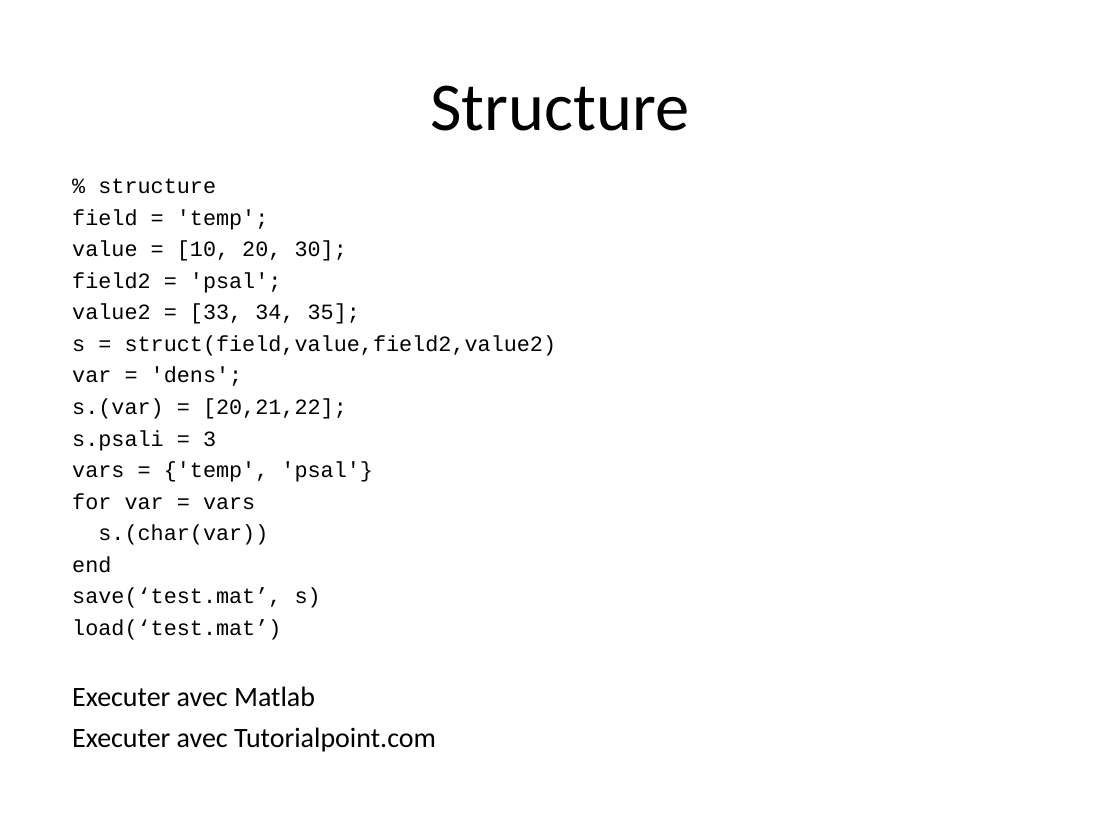
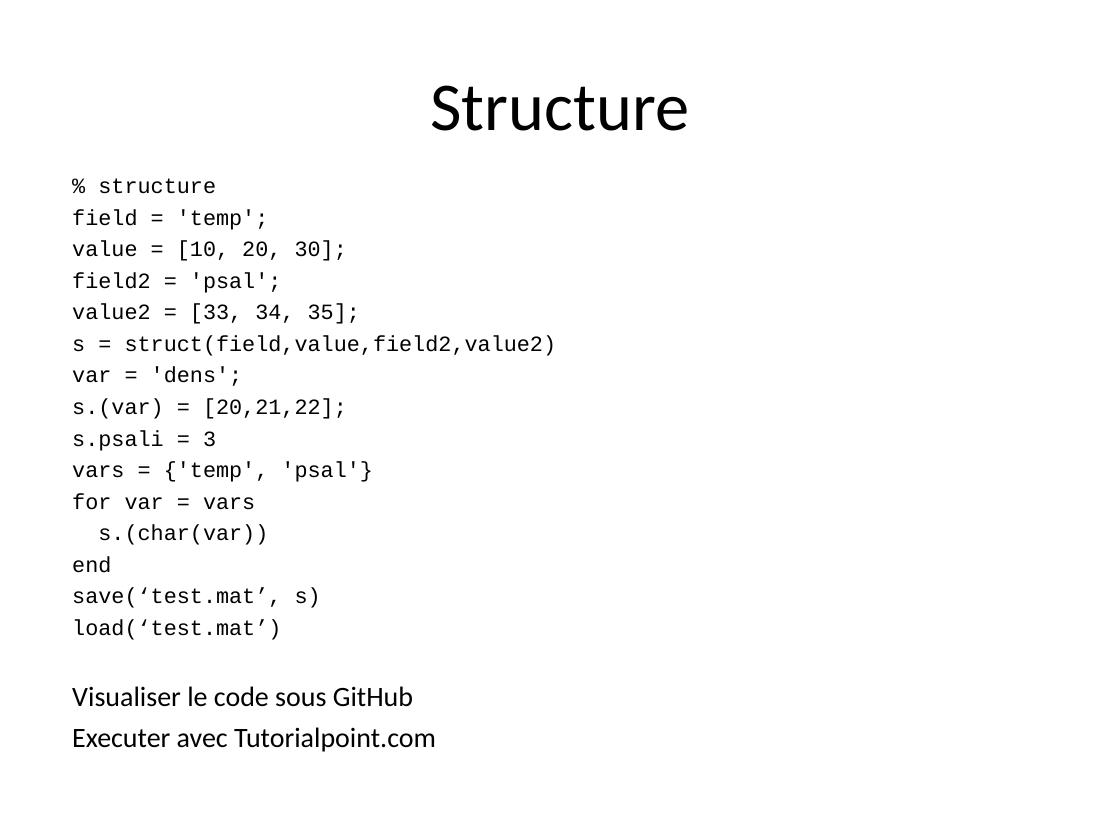
Before and after one commit to jgrelet/course-object-programing-with-Matlab, a slide deck: slide 9 of Introduction à la programmation objet avec Matlab.ppt. Drawn at 1120x840 pixels with LibreOffice and Linux fonts; fonts in the diff are those of the drawing. Boxes give left, top, right and bottom in pixels: in the first picture for what was removed or moved away, otherwise in the second. Text is boxed around its words. In the diff, an @@ line names an element or a change of style, - is before the commit and + after.

Commit message:
maj avec lien web ajout de la presentation en pdf

```diff
--- a/Introduction à la programmation objet avec Matlab.ppt
+++ b/Introduction à la programmation objet avec Matlab.ppt
@@ text at box(72, 686, 413, 707): text changed @@
-Executer avec Matlab
+Visualiser le code sous GitHub
```
Also in this commit, not shown: 2 other slides changed, 1 other file.
